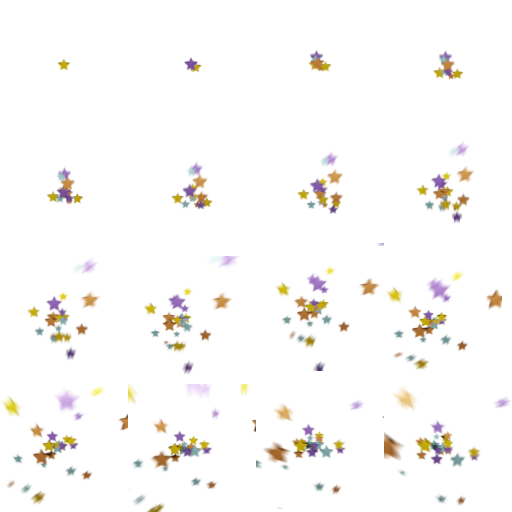
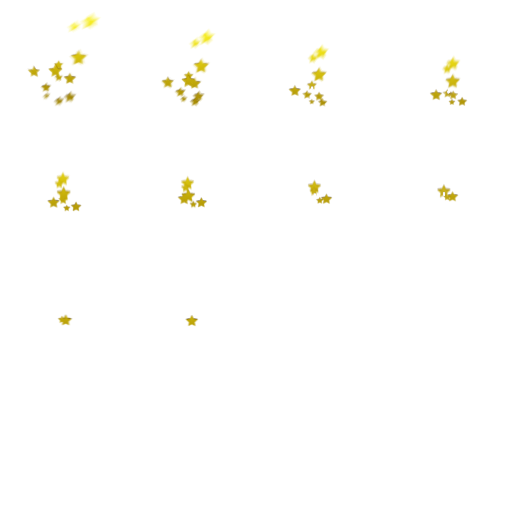
Revision of a layered 512x512 image; what changed, layer by layer:
removed layer "Слой 25" over <box>57,58,71,71</box>
removed layer "Слой 24" over <box>183,57,202,73</box>
removed layer "Слой 23" over <box>308,49,332,72</box>
removed layer "Слой 22" over <box>433,50,464,80</box>
removed layer "Слой 21" over <box>46,166,83,206</box>
removed layer "Слой 20" over <box>171,161,213,210</box>
painted on "Слой 19" over <box>26,12,468,327</box>
removed layer "Слой 18" over <box>416,140,475,224</box>
removed layer "Слой 17" over <box>27,257,101,361</box>
removed layer "Слой 16" over <box>143,256,240,375</box>
removed layer "Слой 15" over <box>275,243,384,371</box>
removed layer "Слой 14" over <box>385,270,502,370</box>
removed layer "Слой 13" over <box>0,385,128,506</box>
removed layer "Слой 12" over <box>128,384,256,512</box>
removed layer "Слой 11" over <box>256,399,384,509</box>
removed layer "Слой 10" over <box>384,384,512,506</box>
